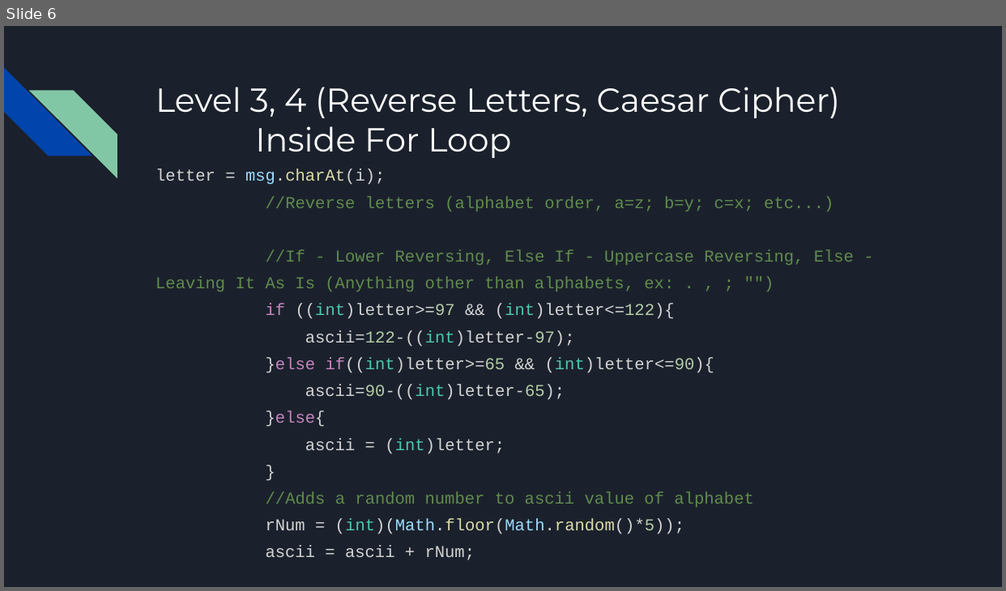
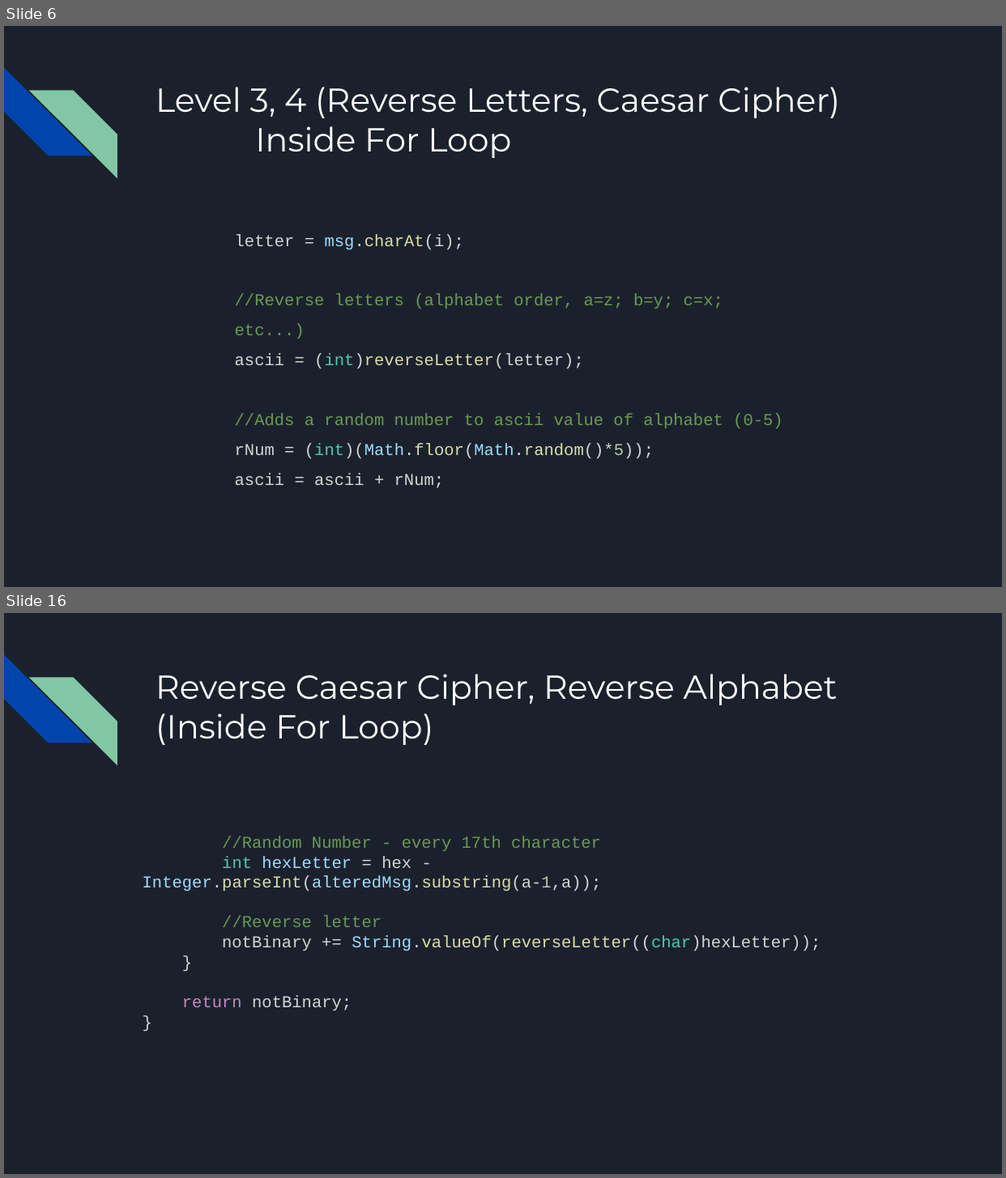
Before and after one commit to azheng9096/EncryptionDecryption, a slide deck: Encryption Project.pptx. Shown one above the other, each under a label of ours: slide 6 before the commit, slides 6 and 16 after it; the slides between them are not shown. The pictures are 1006x591 and 1006x1178 pixels, drawn with LibreOffice and Linux fonts; fonts in the diff are those of the drawing. Boxes give left, top, right and bottom in pixels: in the first picture for what was removed or moved away, otherwise in the second. Text is boxed around its words. In the diff, an @@ line names an element or a change of style, - is before the commit and + after.

```diff
--- a/Encryption Project.pptx
+++ b/Encryption Project.pptx
@@ slide 16 added at [4,613,1002,1174], background #1B212C; not listed: 2 template elements that a slide beside it also shows @@
@@ title added at [155,674,837,745], 24 pt, text #FFFFFF @@
+Reverse Caesar Cipher, Reverse Alphabet (Inside For Loop)
@@ text added at [143,836,820,1012], 12 pt, text #D4D4D4 @@
+//Random Number - every 17th character
+int hexLetter = hex - Integer.parseInt(alteredMsg.substring(a-1,a));
+//Reverse letter
+notBinary += String.valueOf(reverseLetter((char)hexLetter));
+}
+return notBinary;
+}
@@ slide 6 changed as well @@
@@ text "letter = msg.charAt(i);": place and size @@
-text "letter = msg.charAt(i);" at [155,169,854,561]
+text "letter = msg.charAt(i);" at [235,234,783,459]
@@ text at [235,234,723,459]: text colour #608B4E to #6A9955 in "//Reverse letters (alphabet order, a=z; b=y; c=x; ..."; indent changed; line spacing 1.36 to 1.5 @@
@@ text at [235,354,783,429]: text changed; text colour #608B4E to #6A9955 @@
-//If - Lower Reversing, Else If - Uppercase Reversing, Else - Leaving It As Is (Anything other than alphabets, ex: . , ; "")
-if ((int)letter>=97 && (int)letter<=122){
-ascii=122-((int)letter-97);
-}else if((int)letter>=65 && (int)letter<=90){
-ascii=90-((int)letter-65);
-}else{
-ascii = (int)letter;
-}
-//Adds a random number to ascii value of alphabet
+ascii = (int)reverseLetter(letter);
+//Adds a random number to ascii value of alphabet (0-5)
```
Also in this commit, not shown: 6 other slides changed, 8 other slides added, 6 slides removed.
